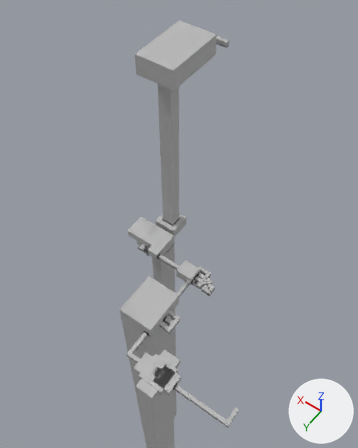
Before and after pictures for a commit that changed the Blender file Working/Scenes/level4.blend.
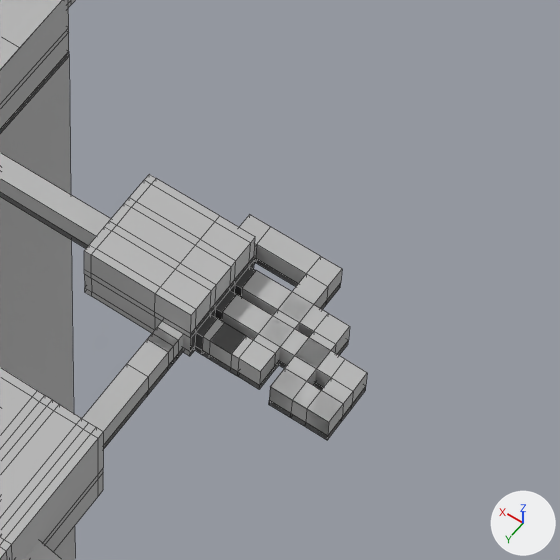
The first picture shows the older version from a 50 mm lens placed at (-173.7, 214.8, 370.4), pointed at (-27.3, 9.8, 48.2). The close-ups show both versions on the part from 46% to 67% of the width and 53% to 70% of the height of that picture; other places that the commit changed are outside them. Lighting does not change. The marker at lower right points along +X, +Y and +Z. The close-ups show mesh edges as thin lines. Objects named as collision shapes, trigger or cutter boxes, shadow casters or lower levels of detail are left out.

Names of what the first close-up shows: '42Entry', '43Entry', '43Geometry', 'Base Level.001', 'CorrectPath', 'FalsePath', 'Level', 'Pit'.
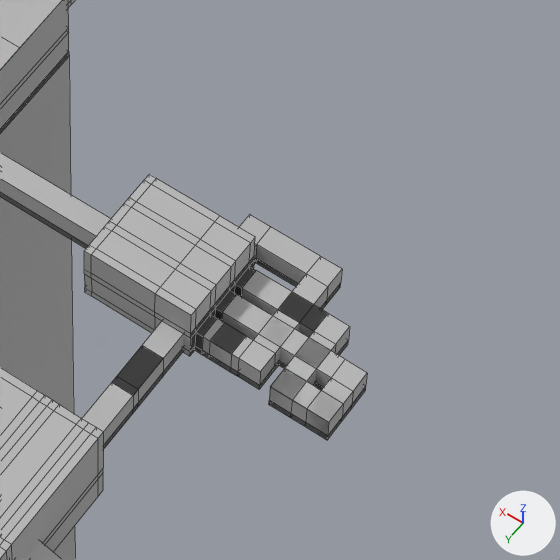
Pixel boxes [x1, y1, x2, y2] of what changed, in the close-ups (560 x 560 px; the box of a moved part takes in the faces that stretch with it):
'CorrectPath', reshaped (18% wider, 14% taller): before [148, 215, 342, 389]; after [112, 215, 342, 413]
'43Entry', reshaped (22% wider, 21% taller): before [82, 364, 148, 450]; after [82, 346, 163, 450]
part 2 of me_cube_013, deleted: before [127, 330, 178, 394]
part 3 of me_cube_011, moved or reshaped: before [148, 244, 257, 357]; after [112, 244, 257, 413]

What the commit changed:
me_plane_012 has 18 vertices, 12 faces and spans x -2.0..1.0, y -1.0..12.0, z 0.0..4.0.
me_plane_012 is used by ob_43entry; location (-51.0, 38.0, 5.0).
Before the commit, vertices of me_plane_012: 0 (1.0, -1.0, 0.0), 1 (-2.0, -1.0, 0.0) at pixel (148, 394), 4 (1.0, -1.0, 4.0) at pixel (126, 363), 5 (-2.0, -1.0, 4.0) at pixel (148, 376), 8 (1.0, -1.0, 1.0).
Before the commit, vertices of me_plane_012: 11 (-2.0, -1.0, 1.0) at pixel (148, 390).
Part 1, on me_plane_012:
Vertices 0, 1, 4, 5, 8, 11 of me_plane_012 move by (0.0, -3.0, 0.0).
me_cube_013 has 208 vertices, 196 faces and spans x -8.1..11.9, y -19.0..16.0, z -2.9..6.1.
me_cube_013 is used by ob_level; location (-57.0, 25.1, 7.9); rotation (0.0, 0.0, 1.571), in degrees (0, 0, 90).
me_cube_013 part 2: the loose piece of 12 vertices spanning x 5.9..11.9, y -7.0..-4.0, z -2.9..1.1 is deleted.
me_cube_011 has 54 vertices, 48 faces and spans x -8.3..12.7, y -6.2..6.8, z -2.0..2.0.
me_cube_011 is used by ob_correctpath; location (-56.2, 20.3, 7.0); rotation (0.0, 0.0, 1.571), in degrees (0, 0, 90).
me_cube_011 part 3: all 12 vertices in x 11.7..12.7, y -6.2..-3.2, z -2.0..2.0 are moved by (7.0, 0.0, 0.0).
